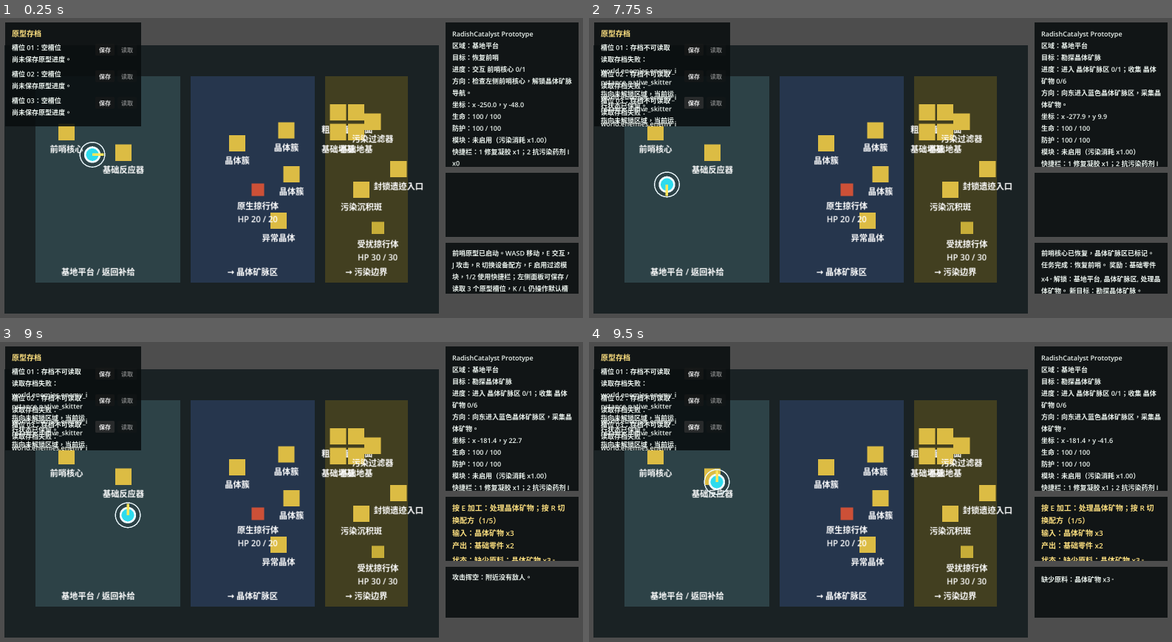
Above: before the commit, frames 1-4 (two rows, left to right).
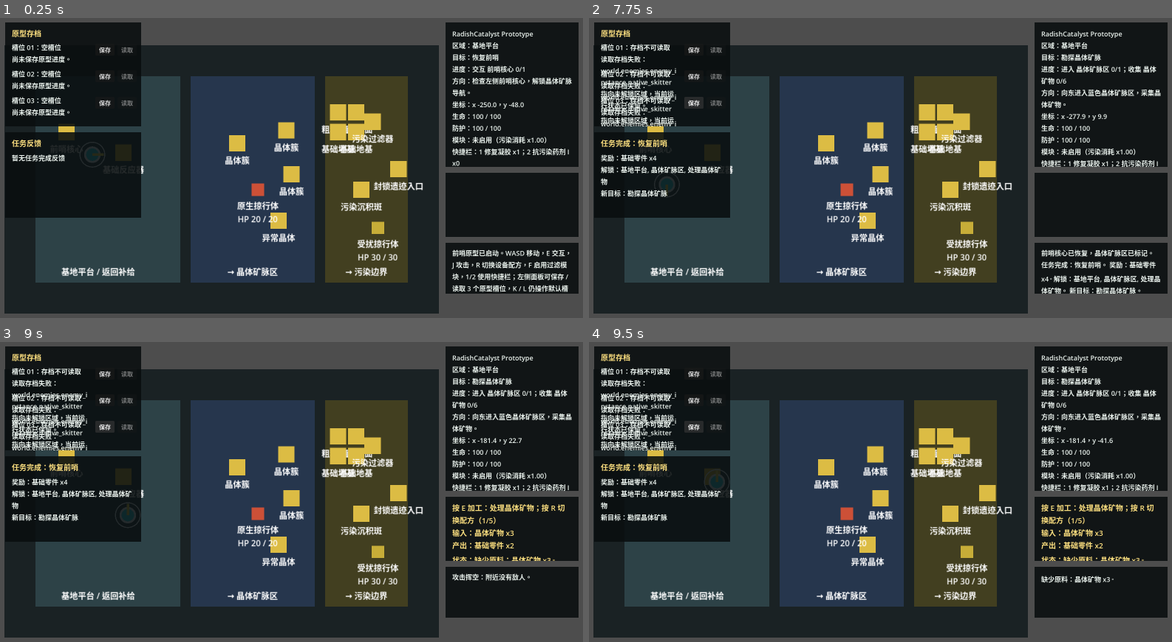
Above: after the commit, the same moments.

Repository: laugh0608/RadishCatalyst
Game: Godot game, scene res://scenes/boot/Boot.tscn
The game is run twice, just before and just after one commit, with the same random seed, the same clock (stepped at 60 frames per second) and the same inputs.
Inputs:
- Up to frame 1 (0.25 s): no input
- Up to frame 2 (7.75 s): click "保存" at 0.5 s; click "保存" at 1.25 s; click "保存" at 2 s; tap Enter at 2.75 s; hold D (move_right) 2.78-3.53 s; tap E (interact) at 2.85, 3.8, 4.55, 5.1, 6.05, 6.8, 7.55 s; hold S (move_down) 3.53-4.28 s; tap J (attack) at 3.6 s; hold D (move_right) 4.28-5.03 s; tap R (cycle_recipe) at 4.35 s; hold W (move_up) 5.03-5.78 s; hold A (move_left) 5.78-7.28 s; tap F (toggle_module) at 5.85 s; tap 1 (use_quick_slot_1) at 6.6 s; hold S (move_down) from 7.28 s (still down); tap 2 (use_quick_slot_2) at 7.35 s
- Up to frame 3 (9 s): release S (move_down) at 8.03 s; hold D (move_right) 8.03-8.78 s; tap E (interact) at 8.1 s; hold W (move_up) from 8.78 s (still down); tap J (attack) at 8.85 s
- Up to frame 4 (9.5 s): keep holding W (move_up); tap E (interact) at 9.05 s

The runs differ from the first frame. In frame 1, 5.3% of the frame differs, in the area x 2-25%, y 38-67%; in frame 2, 5.4%; in frame 3, 5.4%; in frame 4, 5.4%.

Commit message:
refactor: 下沉任务完成反馈

Diff:
--- a/client/scenes/ui/PrototypeHud.tscn
+++ b/client/scenes/ui/PrototypeHud.tscn
@@ -100,6 +100,32 @@
 offset_bottom = 234.0
 text = "读取"
 
+[node name="CompletionPanel" type="ColorRect" parent="."]
+offset_left = 24.0
+offset_top = 322.0
+offset_right = 392.0
+offset_bottom = 554.0
+color = Color(0.0352941, 0.054902, 0.0588235, 0.88)
+clip_contents = true
+
+[node name="CompletionTitleLabel" type="Label" parent="CompletionPanel"]
+offset_left = 18.0
+offset_top = 14.0
+offset_right = 350.0
+offset_bottom = 44.0
+text = "任务反馈"
+label_settings = SubResource("LabelSettings_prompt")
+autowrap_mode = 3
+
+[node name="CompletionDetailLabel" type="Label" parent="CompletionPanel"]
+offset_left = 18.0
+offset_top = 56.0
+offset_right = 350.0
+offset_bottom = 212.0
+text = "暂无任务完成反馈"
+label_settings = SubResource("LabelSettings_status")
+autowrap_mode = 3
+
 [node name="StatusPanel" type="ColorRect" parent="."]
 anchor_left = 1.0
 anchor_right = 1.0
--- a/client/scripts/checks/quest_rules_check.gd
+++ b/client/scripts/checks/quest_rules_check.gd
@@ -5,6 +5,7 @@
 var event_rules: QuestEventRules
 var progress_rules: QuestProgressRules
 var completion_rules: QuestCompletionRules
+var completion_applier: QuestCompletionApplier
 
 
 func _init() -> void:
@@ -29,6 +30,7 @@
 	event_rules = QuestEventRules.new(data_registry)
 	progress_rules = QuestProgressRules.new(data_registry)
 	completion_rules = QuestCompletionRules.new(data_registry, progress_rules)
+	completion_applier = QuestCompletionApplier.new(data_registry)
 
 	_check_interaction_event_objective_updates()
 	_check_region_event_objective_updates()
@@ -36,6 +38,7 @@
 	_check_non_active_quest_does_not_complete()
 	_check_incomplete_active_quest_does_not_complete()
 	_check_completed_quest_returns_structured_result()
+	_check_completion_applier_grants_rewards_unlocks_and_feedback()
 	_check_active_objective_progress_is_capped()
 	_check_inactive_objective_progress_is_ignored()
 
@@ -145,6 +148,28 @@
 	_expect_result_ref(result.get("rewards", []), "item.basic_parts", 4.0, "restore reward refs")
 	_expect_result_value(result.get("unlock_effects", []), "recipe.process_crystal_ore", "restore unlock result")
 	_expect_result_value(result.get("next_quest_ids", []), "quest.scout_crystal_field", "restore next quest result")
+
+
+func _check_completion_applier_grants_rewards_unlocks_and_feedback() -> void:
+	var world_state := WorldState.create_default()
+	var character_state := CharacterState.create_default()
+	progress_rules.set_active_objective_progress(
+		world_state.quest_state,
+		"quest.restore_outpost",
+		"interact",
+		"building.outpost_core",
+		1
+	)
+
+	var result := completion_rules.try_complete_quest(world_state.quest_state, "quest.restore_outpost")
+	var feedback := completion_applier.apply_completion(world_state, character_state, result)
+	_expect_equal(character_state.inventory.items.get("item.basic_parts", 0), 8, "applier grants item rewards")
+	_expect_array_has(world_state.unlocked_region_ids, "region.crystal_vein_field", "applier unlocks world region")
+	_expect_equal(String(feedback.get("title", "")), "任务完成：恢复前哨", "applier feedback title")
+	_expect_equal(String(feedback.get("reward_text", "")), "奖励：基础零件 x4", "applier reward text")
+	_expect_equal(String(feedback.get("next_goal_text", "")), "新目标：勘探晶体矿脉", "applier next goal text")
+	if String(feedback.get("log_message", "")).find("解锁：") < 0:
+		failures.append("applier log message should include unlock text, got %s" % var_to_str(feedback))
 
 
 func _check_active_objective_progress_is_capped() -> void:
--- a/client/scripts/game/game_root.gd
+++ b/client/scripts/game/game_root.gd
@@ -8,6 +8,7 @@
 var quest_event_rules: QuestEventRules
 var quest_progress_rules: QuestProgressRules
 var quest_completion_rules: QuestCompletionRules
+var quest_completion_applier: QuestCompletionApplier
 
 @onready var vertical_slice_map: VerticalSliceMap = $VerticalSliceMap
 @onready var hud: PrototypeHud = $PrototypeHud
@@ -25,6 +26,7 @@
 	quest_event_rules = QuestEventRules.new(data_registry)
 	quest_progress_rules = QuestProgressRules.new(data_registry)
 	quest_completion_rules = QuestCompletionRules.new(data_registry, quest_progress_rules)
+	quest_completion_applier = QuestCompletionApplier.new(data_registry)
 	vertical_slice_map.setup(data_registry)
 	vertical_slice_map.sync_enemy_states(world_state)
 	vertical_slice_map.refresh_world_interactables(world_state)
@@ -329,75 +331,9 @@
 	if not bool(completion_result.get("completed", false)):
 		return []
 
-	var reward_messages := _grant_refs(completion_result.get("rewards", []))
-	for effect_id in completion_result.get("unlock_effects", []):
-		_apply_world_unlock_effect(String(effect_id))
-	var next_quest_names: Array[String] = []
-	for next_quest_id in completion_result.get("next_quest_ids", []):
-		var next_id := String(next_quest_id)
-		next_quest_names.append(_get_display_name(next_id))
-	return [_format_quest_completion_message(quest_id, reward_messages, completion_result.get("unlock_effects", []), next_quest_names)]
-
-
-func _grant_refs(refs: Array) -> Array[String]:
-	var reward_messages: Array[String] = []
-	for ref in refs:
-		if not ref is Dictionary:
-			continue
-
-		var definition_id := String(ref.get("id", ""))
-		var amount := float(ref.get("amount", 0.0))
-		if definition_id.is_empty() or amount <= 0.0:
-			continue
-
-		character_state.inventory.add_ref(definition_id, amount)
-		reward_messages.append("%s x%s" % [_get_display_name(definition_id), _format_amount(amount)])
-	return reward_messages
-
-
-func _apply_world_unlock_effect(effect_id: String) -> void:
-	if effect_id.begins_with("region."):
-		world_state.unlock_region(effect_id)
-
-
-func _format_quest_completion_message(
-	quest_id: String,
-	reward_messages: Array[String],
-	unlock_effects: Array,
-	next_quest_names: Array[String]
-) -> String:
-	var parts: Array[String] = ["任务完成：%s。" % _get_display_name(quest_id)]
-	if reward_messages.is_empty():
-		parts.append("奖励：无直接物资。")
-	else:
-		parts.append("奖励：%s。" % ", ".join(reward_messages))
-
-	var unlock_messages := _format_unlock_effects(unlock_effects)
-	if not unlock_messages.is_empty():
-		parts.append("解锁：%s。" % ", ".join(unlock_messages))
-	if quest_id == "quest.enter_pollution_edge":
-		parts.append("污染深处 / 遗迹入口信号已标记。")
-	if quest_id == "quest.unlock_ruin_signal":
-		parts.append("切片结尾：更深区域信号已确认，后续内容待开放。")
-	if not next_quest_names.is_empty():
-		parts.append("新目标：%s。" % ", ".join(next_quest_names))
-	return " ".join(parts)
-
-
-func _format_unlock_effects(unlock_effects: Array) -> Array[String]:
-	var unlock_messages: Array[String] = []
-	for effect_id in unlock_effects:
-		var id := String(effect_id)
-		if id.begins_with("quest."):
-			continue
-		if id == "slice_01_complete":
-			unlock_messages.append("第一切片完成标记")
-			continue
-		if id.begins_with("region.") or id.begins_with("recipe.") or id.begins_with("building.") or id.begins_with("equipment.") or id.begins_with("item."):
-			unlock_messages.append(_get_display_name(id))
-		else:
-			unlock_messages.append(id)
-	return unlock_messages
+	var feedback := quest_completion_applier.apply_completion(world_state, character_state, completion_result)
+	hud.show_quest_completion(feedback)
+	return [String(feedback.get("log_message", ""))]
 
 
 func _join_log_messages(messages: Array[String]) -> String:
@@ -407,9 +343,3 @@
 			continue
 		clean_messages.append(message)
 	return " ".join(clean_messages)
-
-
-func _format_amount(amount: float) -> String:
-	if is_equal_approx(amount, roundf(amount)):
-		return str(int(amount))
-	return "%.1f" % amount
--- /dev/null
+++ b/client/scripts/quests/quest_completion_applier.gd
@@ -0,0 +1,135 @@
+extends RefCounted
+class_name QuestCompletionApplier
+
+var data_registry: DataRegistry
+
+
+func _init(registry: DataRegistry) -> void:
+	data_registry = registry
+
+
+func apply_completion(world_state: WorldState, character_state: CharacterState, completion_result: Dictionary) -> Dictionary:
+	if not bool(completion_result.get("completed", false)):
+		return {}
+
+	var quest_id := String(completion_result.get("quest_id", ""))
+	var reward_refs: Array = completion_result.get("rewards", [])
+	var reward_messages := _grant_refs(character_state, reward_refs)
+	var unlock_effects: Array = completion_result.get("unlock_effects", [])
+	for effect_id in unlock_effects:
+		_apply_world_unlock_effect(world_state, String(effect_id))
+
+	var next_quest_ids: Array = completion_result.get("next_quest_ids", [])
+	var next_quest_names := _format_next_quest_names(next_quest_ids)
+	var unlock_messages := _format_unlock_effects(unlock_effects)
+	var note_text := _format_completion_note(quest_id)
+	var title := "任务完成：%s" % _get_display_name(quest_id)
+	var reward_text := "奖励：无直接物资"
+	if not reward_messages.is_empty():
+		reward_text = "奖励：%s" % ", ".join(reward_messages)
+
+	var unlock_text := ""
+	if not unlock_messages.is_empty():
+		unlock_text = "解锁：%s" % ", ".join(unlock_messages)
+
+	var next_goal_text := ""
+	if not next_quest_names.is_empty():
+		next_goal_text = "新目标：%s" % ", ".join(next_quest_names)
+
+	return {
+		"quest_id": quest_id,
+		"title": title,
+		"reward_text": reward_text,
+		"unlock_text": unlock_text,
+		"note_text": note_text,
+		"next_goal_text": next_goal_text,
+		"log_message": _format_log_message(title, reward_text, unlock_text, note_text, next_goal_text)
+	}
+
+
+func _grant_refs(character_state: CharacterState, refs: Array) -> Array[String]:
+	var reward_messages: Array[String] = []
+	for ref in refs:
+		if not ref is Dictionary:
+			continue
+
+		var definition_id := String(ref.get("id", ""))
+		var amount := float(ref.get("amount", 0.0))
+		if definition_id.is_empty() or amount <= 0.0:
+			continue
+
+		character_state.inventory.add_ref(definition_id, amount)
+		reward_messages.append("%s x%s" % [_get_display_name(definition_id), _format_amount(amount)])
+	return reward_messages
+
+
+func _apply_world_unlock_effect(world_state: WorldState, effect_id: String) -> void:
+	if effect_id.begins_with("region."):
+		world_state.unlock_region(effect_id)
+
+
+func _format_next_quest_names(next_quest_ids: Array) -> Array[String]:
+	var next_quest_names: Array[String] = []
+	for next_quest_id in next_quest_ids:
+		next_quest_names.append(_get_display_name(String(next_quest_id)))
+	return next_quest_names
+
+
+func _format_unlock_effects(unlock_effects: Array) -> Array[String]:
+	var unlock_messages: Array[String] = []
+	for effect_id in unlock_effects:
+		var id := String(effect_id)
+		if id.begins_with("quest."):
+			continue
+		if id == "slice_01_complete":
+			unlock_messages.append("第一切片完成标记")
+			continue
+		if id.begins_with("region.") or id.begins_with("recipe.") or id.begins_with("building.") or id.begins_with("equipment.") or id.begins_with("item."):
+			unlock_messages.append(_get_display_name(id))
+			continue
+		unlock_messages.append(id)
+	return unlock_messages
+
+
+func _format_completion_note(quest_id: String) -> String:
+	match quest_id:
+		"quest.enter_pollution_edge":
+			return "污染深处 / 遗迹入口信号已标记"
+		"quest.unlock_ruin_signal":
+			return "切片结尾：更深区域信号已确认，后续内容待开放"
+		_:
+			return ""
+
+
+func _format_log_message(
+	title: String,
+	reward_text: String,
+	unlock_text: String,
+	note_text: String,
+	next_goal_text: String
+) -> String:
+	var parts: Array[String] = [title + "。", reward_text + "。"]
+	if not unlock_text.is_empty():
+		parts.append(unlock_text + "。")
+	if not note_text.is_empty():
+		parts.append(note_text + "。")
+	if not next_goal_text.is_empty():
+		parts.append(next_goal_text + "。")
+	return " ".join(parts)
+
+
+func _get_display_name(definition_id: String) -> String:
+	if definition_id.is_empty():
+		return ""
+
+	var definition := data_registry.get_definition(definition_id)
+	if definition.is_empty():
+		return definition_id
+
+	return data_registry.get_text(String(definition.get("display_name_key", definition_id)))
+
+
+func _format_amount(amount: float) -> String:
+	if is_equal_approx(amount, roundf(amount)):
+		return str(int(amount))
+	return "%.1f" % amount
--- a/client/scripts/ui/prototype_hud.gd
+++ b/client/scripts/ui/prototype_hud.gd
@@ -6,6 +6,8 @@
 @onready var status_label: Label = $StatusPanel/StatusLabel
 @onready var prompt_label: Label = $PromptPanel/PromptLabel
 @onready var log_label: Label = $LogPanel/LogLabel
+@onready var completion_title_label: Label = $CompletionPanel/CompletionTitleLabel
+@onready var completion_detail_label: Label = $CompletionPanel/CompletionDetailLabel
 @onready var save_slot_labels: Array[Label] = [
 	$SavePanel/Slot01Label,
 	$SavePanel/Slot02Label,
@@ -67,6 +69,19 @@
 	log_label.text = text
 
 
+func show_quest_completion(feedback: Dictionary) -> void:
+	if feedback.is_empty():
+		return
+
+	completion_title_label.text = String(feedback.get("title", "任务完成"))
+	var details: Array[String] = []
+	_append_detail(details, String(feedback.get("reward_text", "")))
+	_append_detail(details, String(feedback.get("unlock_text", "")))
+	_append_detail(details, String(feedback.get("note_text", "")))
+	_append_detail(details, String(feedback.get("next_goal_text", "")))
+	completion_detail_label.text = "\n".join(details)
+
+
 func update_save_slot_summaries(summaries: Array[Dictionary]) -> void:
 	for index in range(save_slot_labels.size()):
 		if index >= summaries.size():
@@ -88,6 +103,12 @@
 
 func _on_load_slot_pressed(slot_index: int) -> void:
 	load_slot_requested.emit(SAVE_SLOT_IDS[slot_index])
+
+
+func _append_detail(details: Array[String], text: String) -> void:
+	if text.strip_edges().is_empty():
+		return
+	details.append(text)
 
 
 func _get_display_name(data_registry: DataRegistry, definition_id: String) -> String:
Not shown, added: client/scripts/quests/quest_completion_applier.gd.uid
Not shown, changed: docs/design/onboarding-and-first-hour.md
Not shown, changed: docs/devlogs/2026-W18.md
Not shown, changed: docs/planning/current.md
Not shown, changed: docs/planning/vertical-slice.md
